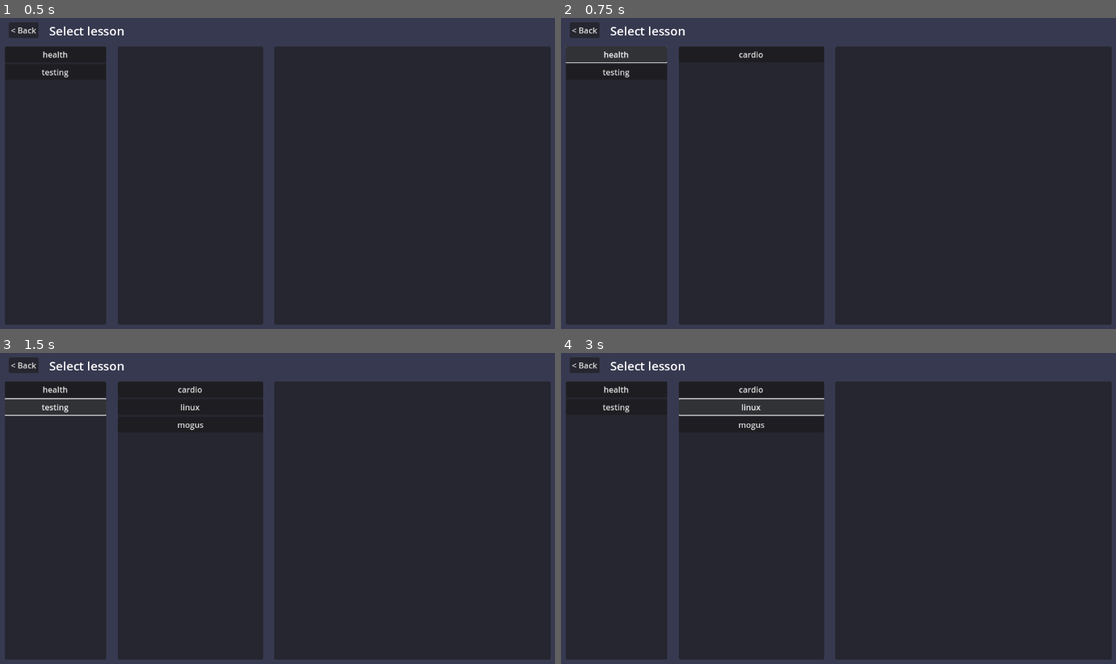
Above: before the commit, frames 1-4 (two rows, left to right).
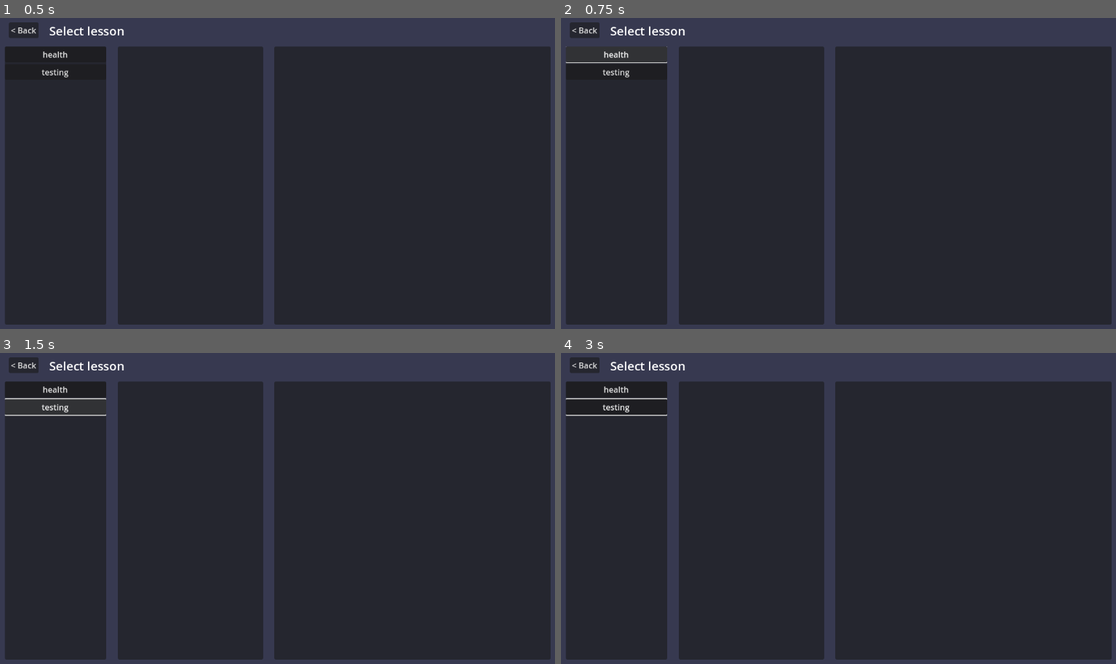
Above: after the commit, the same moments.

Repository: squidink7/SuperAF
Game: Godot game, scene res://scenes/ui/teacher_page.tscn
Two runs of this game, one before a commit and one after it. Both use one fixed random seed, a clock stepped at 60 frames per second and the inputs below. This scene is started directly instead of the project's main scene.
Inputs (mouse positions are in pixels of both pictures, inside the frame that each line leads up to):
- Up to frame 1 (0.5 s): no input
- Up to frame 2 (0.75 s): click "health" at 0.5 s
- Up to frame 3 (1.5 s): click "testing" at 1.25 s
- Up to frame 4 (3 s): click (749, 390) at 2 s, where only the run before the commit has a clickable "cardio"; click (749, 405) at 2.75 s, where only the run before the commit has a clickable "linux"

Frame 1 is identical in both runs. In frame 2, less than 0.1% of the frame differs, in the area x 32-37%, y 10-13%; in frame 3, 0.1%; in frame 4, 0.6%, in the area x 0-48%, y 10-25%.
Error before the commit: Invalid assignment of property or key 'text' with value of type 'String' on a base object of type 'null instance'. (res://scenes/ui/teacher_page.gd:25)

Commit message:
Editing Teacher_page UI

Diff:
--- a/scenes/ui/teacher_page.gd
+++ b/scenes/ui/teacher_page.gd
@@ -12,14 +12,3 @@
 
 func show_lessons(topic: String):
 	var lessons = Data.get_lessons(topic)
-
-	for lesson in lessons:
-		var b = Button.new()
-		b.text = lesson
-		b.pressed.connect(show_lesson.bind(topic, lesson))
-		%Lessons.add_child(b)
-
-func show_lesson(topic: String, lesson: String):
-	var lesson_text = Data.get_lesson(topic, lesson)
-
-	%LessonText.text = lesson_text
--- a/scenes/ui/teacher_page.tscn
+++ b/scenes/ui/teacher_page.tscn
@@ -104,7 +104,7 @@
 grow_horizontal = 2
 grow_vertical = 2
 
-[node name="VBoxContainer" type="VBoxContainer" parent="StudentCheckPanel/StudentIDCheck"]
+[node name="StudentPassPanel" type="VBoxContainer" parent="StudentCheckPanel/StudentIDCheck"]
 layout_mode = 2
 size_flags_horizontal = 3
 size_flags_vertical = 3
--- /dev/null
+++ b/scenes/ui/teacher_page_passcheck.tscn
@@ -0,0 +1,12 @@
+[gd_scene format=3 uid="uid://3ggcwo0433gk"]
+
+[node name="Panel" type="Panel"]
+offset_left = 64.0
+offset_top = 64.0
+offset_right = 512.0
+offset_bottom = 152.0
+
+[node name="Label" type="Label" parent="."]
+layout_mode = 0
+offset_right = 256.0
+offset_bottom = 88.0
